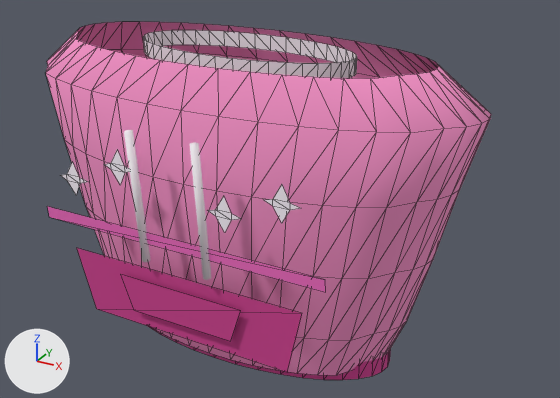
Before and after pictures for a commit that changed the glTF model public/assets/models/clothing/hoodie-pink.glb.
Both versions are drawn from a camera (50 mm lens) standing at (0.622, -1.018, 1.631) and looking at (0.064, -0.003, 1.124). Lighting does not change. The marker at lower left points along +X, +Y and +Z. The older version comes first. Mesh edges are drawn as thin lines on the coarser meshes. Vertices at exactly the same position are counted once.

Objects in the first picture: 'hoodie_pink_chest_stripe', 'hoodie_pink_clean_waist_band', 'hoodie_pink_drawcord', 'hoodie_pink_drawcord.001', 'hoodie_pink_kangaroo_pocket', 'hoodie_pink_smooth_body', 'hoodie_pink_soft_collar', 'hoodie_pink_star_0', 'hoodie_pink_star_3' and 2 more.
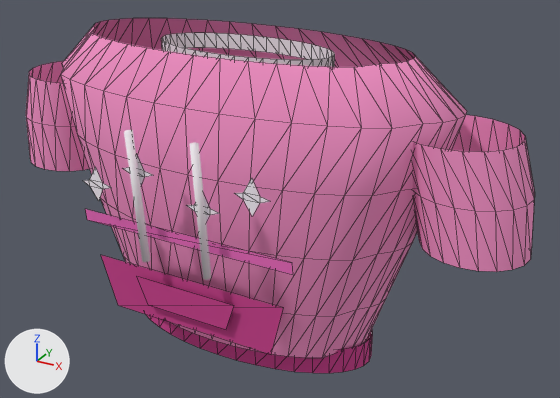
Commit message: Restore short sleeves on pink hoodie

Pixel boxes (x1, y1, x2, y2) of what changed, in the pictures (560 x 398 px):
'hoodie_pink_smooth_body', reshaped (9% narrower)
    before: (46, 22, 491, 375)
    after: (61, 18, 467, 358)
'hoodie_pink_short_sleeve_r', added (pink)
    after: (412, 115, 535, 272)
'hoodie_pink_kangaroo_pocket', reshaped (19% narrower, 19% shorter)
    before: (77, 248, 302, 372)
    after: (101, 255, 283, 355)
'hoodie_pink_soft_collar', rescaled
    before: (143, 30, 357, 78)
    after: (161, 33, 335, 67)
'hoodie_pink_short_sleeve_l', added (pink)
    after: (26, 61, 90, 171)
'hoodie_pink_clean_waist_band', rescaled (mostly hidden before)
    before: (148, 326, 391, 380)
    after: (146, 314, 373, 373)
'hoodie_pink_chest_stripe', reshaped (25% narrower, 23% shorter)
    before: (47, 206, 326, 292)
    after: (85, 209, 293, 275)
'hoodie_pink_star_0', moved
    before: (61, 162, 87, 194)
    after: (84, 167, 112, 201)

Edits to the bpy script that builds the scene:
```text
Change me_hoodie_pink_chest_stripe_mesh:
    remove me_hoodie_pink_chest_stripe_mesh.from_pydata(...)  # 4 vertices, 2 faces; spans x -0.245..0.245, y -0.209..-0.207, z 1.105..1.125
    add me_hoodie_pink_chest_stripe_mesh.from_pydata(...)  # 4 vertices, 2 faces; spans x -0.185..0.185, y -0.188..-0.186, z 1.105..1.125
    me_hoodie_pink_chest_stripe_mesh part 1
    me_hoodie_pink_chest_stripe_mesh.vertices[0].co: (-0.245, -0.207, 1.105) -> (-0.185, -0.186, 1.105)  # pixel (49, 217) -> pixel (87, 219)
    me_hoodie_pink_chest_stripe_mesh.vertices[1].co: (0.245, -0.207, 1.105) -> (0.185, -0.186, 1.105)  # pixel (325, 292) -> pixel (293, 274)
    me_hoodie_pink_chest_stripe_mesh.vertices[2].co: (0.245, -0.209, 1.125) -> (0.185, -0.188, 1.125)  # pixel (325, 279) -> pixel (292, 262)
    me_hoodie_pink_chest_stripe_mesh.vertices[3].co: (-0.245, -0.209, 1.125) -> (-0.185, -0.188, 1.125)  # pixel (47, 206) -> pixel (85, 208)
Change me_hoodie_pink_clean_waist_band_mesh:
    remove me_hoodie_pink_clean_waist_band_mesh.from_pydata(...)  # 80 vertices, 80 faces; spans x -0.265..0.265, y -0.116..0.116, z 0.863..0.908
    add me_hoodie_pink_clean_waist_band_mesh.from_pydata(...)  # 80 vertices, 80 faces; spans x -0.232..0.232, y -0.106..0.106, z 0.863..0.908
    me_hoodie_pink_clean_waist_band_mesh part 2: the whole mesh is scaled about its middle by (0.875, 0.914, 1)
Change me_hoodie_pink_kangaroo_pocket_mesh:
    remove me_hoodie_pink_kangaroo_pocket_mesh.from_pydata(...)  # 8 vertices, 4 faces; spans x -0.205..0.205, y -0.204..-0.192, z 0.945..1.055
    add me_hoodie_pink_kangaroo_pocket_mesh.from_pydata(...)  # 8 vertices, 4 faces; spans x -0.168..0.168, y -0.19..-0.178, z 0.955..1.045
    me_hoodie_pink_kangaroo_pocket_mesh part 3
    me_hoodie_pink_kangaroo_pocket_mesh.vertices[0].co: (-0.18, -0.192, 0.945) -> (-0.145, -0.178, 0.955)  # pixel (96, 308) -> pixel (118, 305)
    me_hoodie_pink_kangaroo_pocket_mesh.vertices[1].co: (0.18, -0.192, 0.945) -> (0.145, -0.178, 0.955)  # pixel (287, 372) -> pixel (271, 354)
    me_hoodie_pink_kangaroo_pocket_mesh.vertices[2].co: (0.205, -0.196, 1.055) -> (0.168, -0.182, 1.045)  # pixel (302, 313) -> pixel (283, 307)
    me_hoodie_pink_kangaroo_pocket_mesh.vertices[3].co: (-0.205, -0.196, 1.055) -> (-0.168, -0.182, 1.045)  # pixel (76, 247) -> pixel (100, 254)
    me_hoodie_pink_kangaroo_pocket_mesh.vertices[4].co: (-0.09, -0.202, 0.975) -> (-0.073, -0.188, 0.982)  # pixel (134, 310) -> pixel (148, 304)
    me_hoodie_pink_kangaroo_pocket_mesh.vertices[5].co: (0.09, -0.202, 0.975) -> (0.073, -0.188, 0.982)  # pixel (230, 341) -> pixel (226, 329)
    me_hoodie_pink_kangaroo_pocket_mesh.vertices[6].co: (0.11, -0.204, 1.035) -> (0.09, -0.19, 1.03)  # pixel (240, 310) -> pixel (234, 305)
    me_hoodie_pink_kangaroo_pocket_mesh.vertices[7].co: (-0.11, -0.204, 1.035) -> (-0.09, -0.19, 1.03)  # pixel (120, 274) -> pixel (136, 276)
Change me_hoodie_pink_smooth_body_mesh:
    remove me_hoodie_pink_smooth_body_mesh.from_pydata(...)  # 240 vertices, 400 faces; spans x -0.388..0.388, y -0.176..0.15, z 0.88..1.37
    add me_hoodie_pink_smooth_body_mesh.from_pydata(...)  # 240 vertices, 400 faces; spans x -0.354..0.354, y -0.164..0.138, z 0.9..1.38
    me_hoodie_pink_smooth_body_mesh part 4: 240 of 240 vertices moved; they spanned x -0.388..0.388, y -0.176..0.15, z 0.88..1.37 and now span x -0.354..0.354, y -0.164..0.138, z 0.9..1.38; mean shift (0.0, 0.0, 0.015)
Change me_hoodie_pink_soft_collar_mesh:
    remove me_hoodie_pink_soft_collar_mesh.from_pydata(...)  # 80 vertices, 80 faces; spans x -0.185..0.185, y -0.082..0.082, z 1.343..1.368
    add me_hoodie_pink_soft_collar_mesh.from_pydata(...)  # 80 vertices, 80 faces; spans x -0.15..0.15, y -0.068..0.068, z 1.343..1.368
    me_hoodie_pink_soft_collar_mesh part 5: the whole mesh is scaled about its middle by (0.811, 0.829, 1)
Change me_hoodie_pink_star_0_mesh:
    remove me_hoodie_pink_star_0_mesh.from_pydata(...)  # 8 vertices, 6 faces; spans x -0.208..-0.152, y -0.211..-0.209, z 1.157..1.213
    add me_hoodie_pink_star_0_mesh.from_pydata(...)  # 8 vertices, 6 faces; spans x -0.163..-0.107, y -0.211..-0.209, z 1.157..1.213
    me_hoodie_pink_star_0_mesh part 6: the whole mesh is moved by (0.045, 0.0, 0.0)
Add ob_hoodie_pink_short_sleeve_r:
    ob_hoodie_pink_short_sleeve_r = bpy.data.objects.new('hoodie_pink_short_sleeve_r', me_hoodie_pink_short_sleeve_r_mesh)  # 60 vertices, 80 faces; spans x 0.255..0.465, y -0.082..0.078, z 1.115..1.285; in mat_hoodie_pink_smooth_fabric (pink #ff97ce)
    ob_hoodie_pink_short_sleeve_r.location = (0.0, 0.0, 0.0)
Add ob_hoodie_pink_short_sleeve_l:
    ob_hoodie_pink_short_sleeve_l = bpy.data.objects.new('hoodie_pink_short_sleeve_l', me_hoodie_pink_short_sleeve_l_mesh)  # 60 vertices, 80 faces; spans x -0.465..-0.255, y -0.082..0.078, z 1.115..1.285; in mat_hoodie_pink_smooth_fabric (pink #ff97ce)
    ob_hoodie_pink_short_sleeve_l.location = (0.0, 0.0, 0.0)
```
